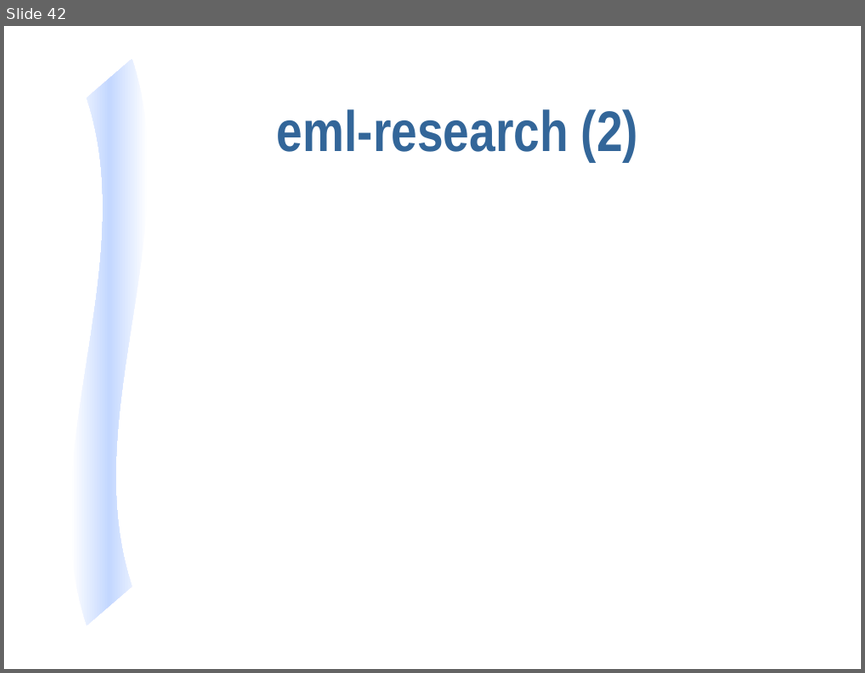
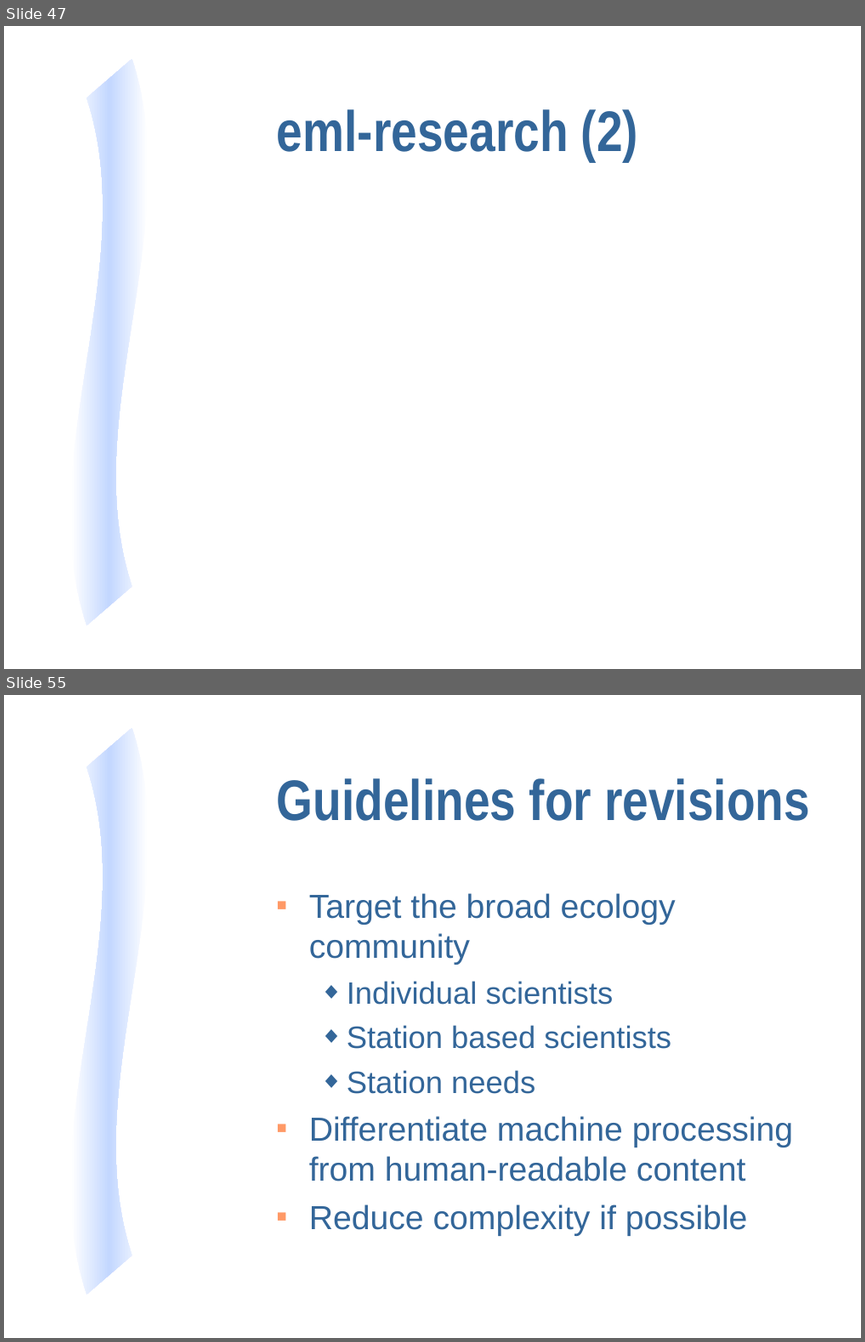
Before and after one commit to NCEAS/eml, a slide deck: display/eml-overview-200010402.ppt. Shown one above the other, each under a label of ours: slide 42 before the commit, slides 47 and 55 after it; the slides between them are not shown. The pictures are 865x673 and 865x1342 pixels, drawn with LibreOffice and Linux fonts; fonts in the diff are those of the drawing. Boxes give left, top, right and bottom in pixels: in the first picture for what was removed or moved away, otherwise in the second. Text is boxed around its words. In the diff, an @@ line names an element or a change of style, - is before the commit and + after.

```diff
--- a/display/eml-overview-200010402.ppt
+++ b/display/eml-overview-200010402.ppt
@@ slide 55 added at box(4, 695, 861, 1338), background #FFFFFF; not listed: 1 template element that a slide beside it also shows @@
@@ title added at box(277, 778, 810, 821), 48 pt, text #336699, bold @@
+Guidelines for revisions
@@ text added at box(309, 893, 793, 1236), 28 pt, text #336699 @@
+■ Target the broad ecology community
+  ◆ Individual scientists
+  ◆ Station based scientists
+  ◆ Station needs
+■ Differentiate machine processing from human-readable content
+■ Reduce complexity if possible
@@ what was slide 42 is now slide 47 @@
```
Also in this commit, not shown: 6 slides changed, 13 other slides added, 1 slide removed.
